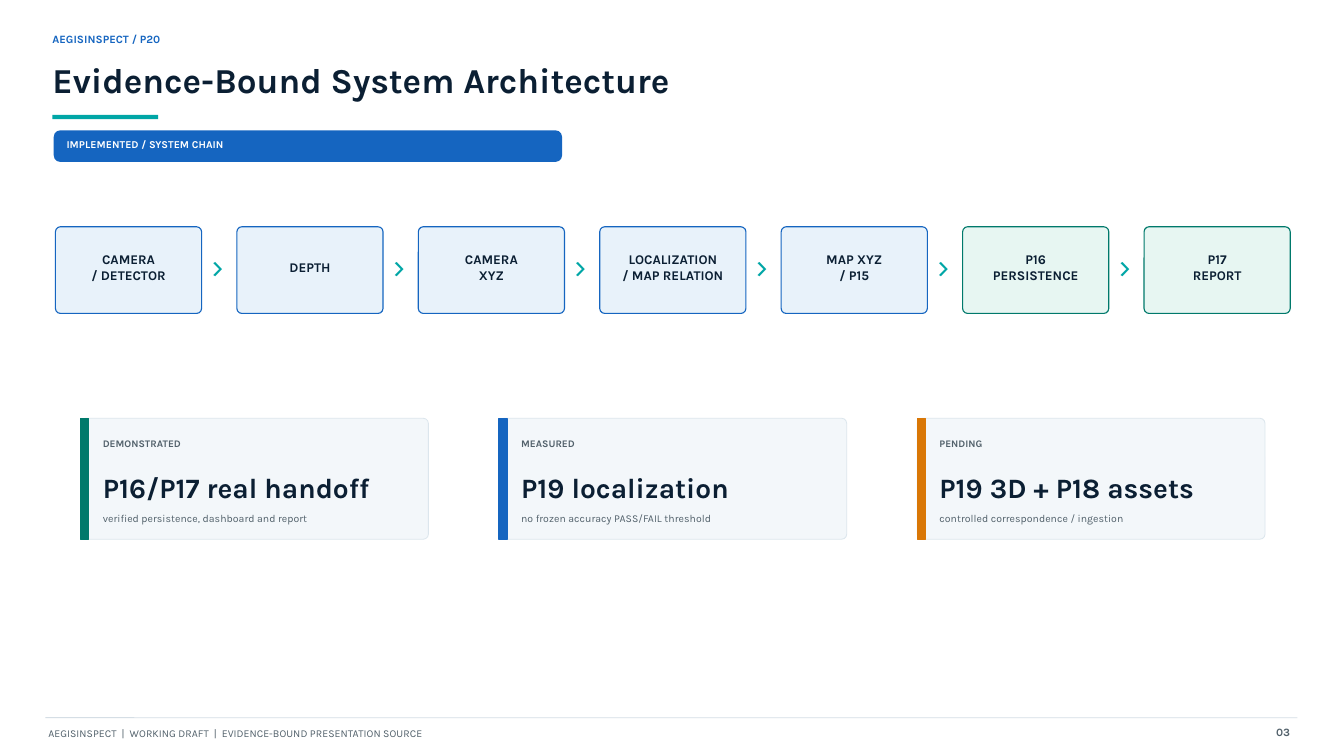
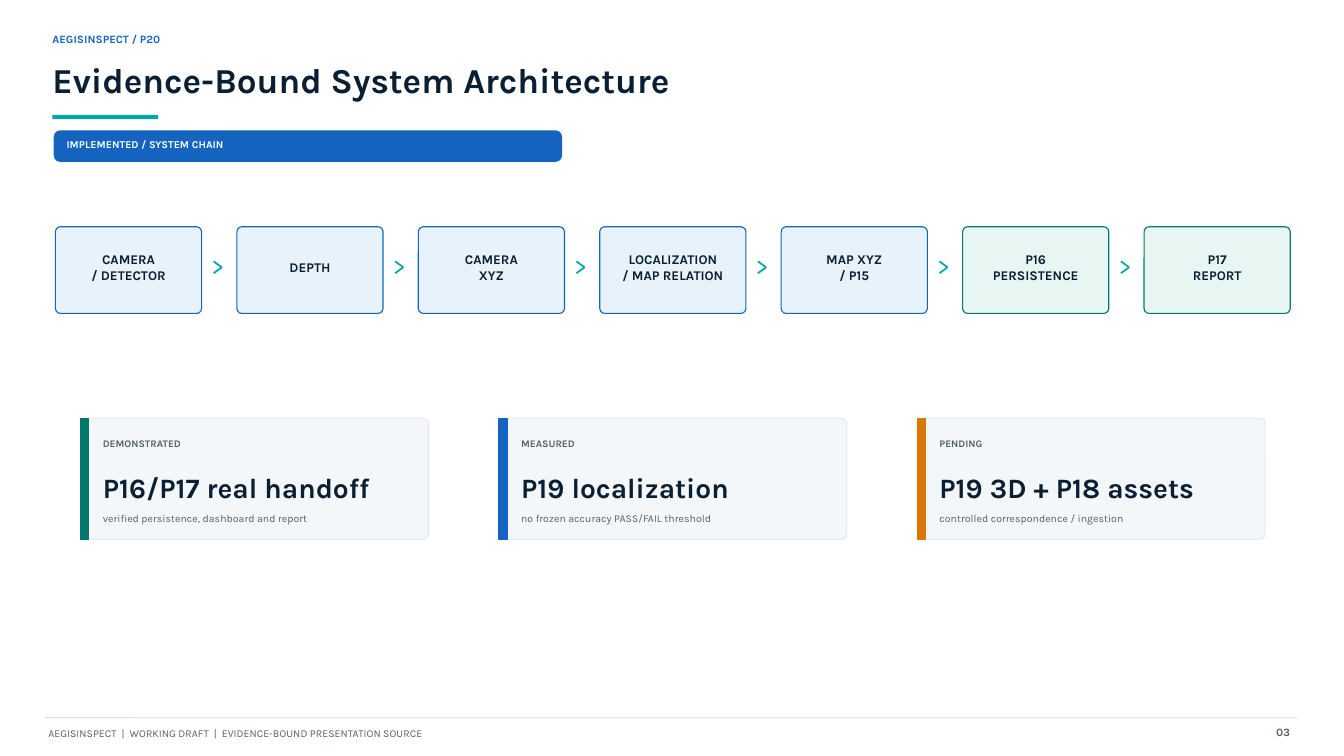
Before and after one commit to AritraAcherjee/autonomous-drone-infrastructure-inspection, a slide deck: slide 3 of outputs/presentation/AegisInspect_P20_working_draft.pptx. Drawn at 1344x756 pixels with LibreOffice and Linux fonts; fonts in the diff are those of the drawing. Boxes give left, top, right and bottom in pixels: in the first picture for what was removed or moved away, otherwise in the second. Text is boxed around its words. In the diff, an @@ line names an element or a change of style, - is before the commit and + after.

```diff
--- a/outputs/presentation/AegisInspect_P20_working_draft.pptx
+++ b/outputs/presentation/AegisInspect_P20_working_draft.pptx
@@ text at <box>207,250,229,280</box>: text changed; size 24 to 18 pt @@
-›
+>
@@ text at <box>388,250,410,280</box>: text changed; size 24 to 18 pt @@
-›
+>
@@ text at <box>570,250,592,280</box>: text changed; size 24 to 18 pt @@
-›
+>
@@ text at <box>751,250,773,280</box>: text changed; size 24 to 18 pt @@
-›
+>
@@ text at <box>933,250,955,280</box>: text changed; size 24 to 18 pt @@
-›
+>
@@ text at <box>1114,250,1136,280</box>: text changed; size 24 to 18 pt @@
-›
+>
```
Also in this commit, not shown: 11 other slides changed, 2 slides added, 2 slides removed, 21 other files.
